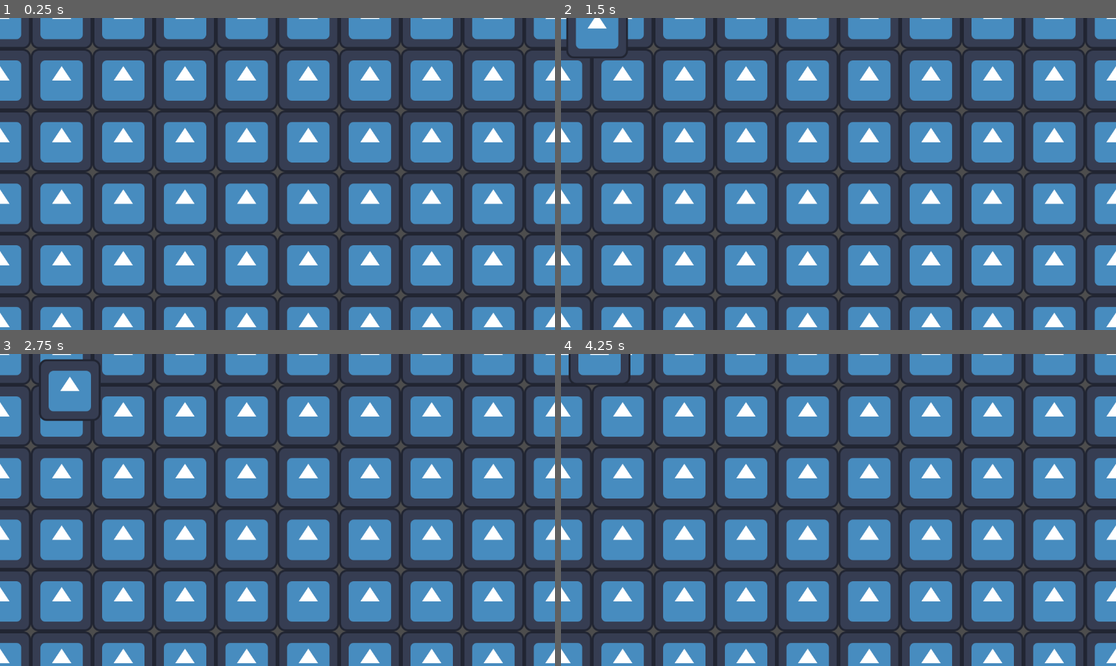
Above: before the commit, frames 1-4 (two rows, left to right).
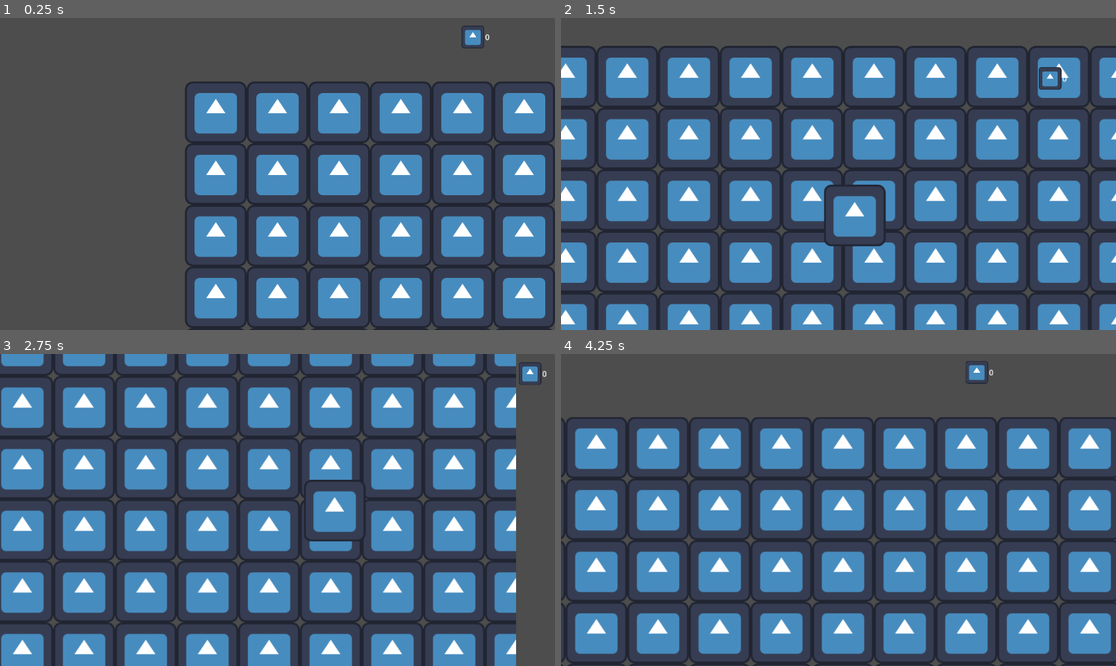
Above: after the commit, the same moments.

Repository: SafiaEzzahir/resolution-week-4-
Game: Godot game, scene res://scenes/maingame.tscn
The game is run twice, just before and just after one commit, with the same random seed, the same clock (stepped at 60 frames per second) and the same inputs. The engine's default icon, where the game draws it, is replaced by a stand-in: a white triangle on a blue panel in a dark square.
Inputs:
- Up to frame 1 (0.25 s): no input
- Up to frame 2 (1.5 s): tap Enter at 0.5 s; hold D (right) 0.53-1.28 s; tap Alt at 0.6 s; hold S (down) from 1.28 s (still down); tap Shift at 1.35 s
- Up to frame 3 (2.75 s): release S (down) at 2.03 s; hold D (right) from 2.03 s (still down); tap Alt at 2.1 s
- Up to frame 4 (4.25 s): release D (right) at 2.78 s; hold W (up) 2.78-3.53 s; tap Shift at 2.85 s; hold A (left) from 3.53 s (still down); tap Alt at 3.6 s

The runs differ from the first frame. In frame 1, 67% of the frame differs, in the area x 0-100%, y 0-100%; in frame 2, 42%; in frame 3, 66%; in frame 4, 72%.

Commit message:
Add a score-tracking label for the toootototototorial

Diff:
--- a/scenes/player/player.tscn
+++ b/scenes/player/player.tscn
@@ -2,6 +2,7 @@
 
 [ext_resource type="Texture2D" uid="uid://bhb086hhovma8" path="res://icon.svg" id="1_8afob"]
 [ext_resource type="Script" uid="uid://dcgvq1hva52qn" path="res://scripts/player.gd" id="1_dovo2"]
+[ext_resource type="PackedScene" uid="uid://c3uissyl8ur4e" path="res://scenes/player/score.tscn" id="3_gmlin"]
 
 [sub_resource type="RectangleShape2D" id="RectangleShape2D_dovo2"]
 size = Vector2(128, 128)
@@ -9,8 +10,18 @@
 [node name="Player" type="CharacterBody2D" unique_id=258995238]
 script = ExtResource("1_dovo2")
 
+[node name="Score" parent="." unique_id=755365929 instance=ExtResource("3_gmlin")]
+offset_left = 431.0
+offset_top = -296.0
+offset_right = 562.0
+offset_bottom = -174.0
+
 [node name="Sprite2D" type="Sprite2D" parent="." unique_id=999571226]
 texture = ExtResource("1_8afob")
 
 [node name="CollisionShape2D" type="CollisionShape2D" parent="." unique_id=2057300968]
 shape = SubResource("RectangleShape2D_dovo2")
+
+[node name="Camera2D" type="Camera2D" parent="." unique_id=1061540392]
+position_smoothing_enabled = true
+position_smoothing_speed = 6.0
--- /dev/null
+++ b/scenes/player/score.tscn
@@ -0,0 +1,20 @@
+[gd_scene format=3 uid="uid://c3uissyl8ur4e"]
+
+[ext_resource type="Texture2D" uid="uid://bhb086hhovma8" path="res://icon.svg" id="1_hfipn"]
+
+[node name="Score" type="Label" unique_id=755365929]
+offset_right = 254.0
+offset_bottom = 54.0
+text = "0"
+
+[node name="TextureRect" type="TextureRect" parent="." unique_id=784786448]
+layout_mode = 1
+anchors_preset = -1
+anchor_left = -0.023000002
+offset_left = -57.158
+offset_top = -12.0
+offset_right = 9.0
+offset_bottom = 35.0
+texture = ExtResource("1_hfipn")
+expand_mode = 2
+stretch_mode = 5
--- a/scripts/player.gd
+++ b/scripts/player.gd
@@ -1,15 +1,16 @@
 extends CharacterBody2D
 
-var speed = 100.0
+var speed = 800.0
 	# choose a speed - i'm lowk checking if you're reading the code here, you should change this value so your player moves faster!!
 
 var direction = Vector2.ZERO
+	# at the start the player doesn't have a direction!!
 
 func _physics_process(delta: float) -> void:
 	direction = Input.get_vector("left", "right", "up", "down")
 		# get the vector (direction for x + y axes combined - you might have done this in maths in school)
 
 	velocity = direction * speed
-		# velocity is direction combined with speed (you probably did this in science)
+		# velocity is direction combined with speed (you probably did this in physics)
 
 	move_and_slide()
